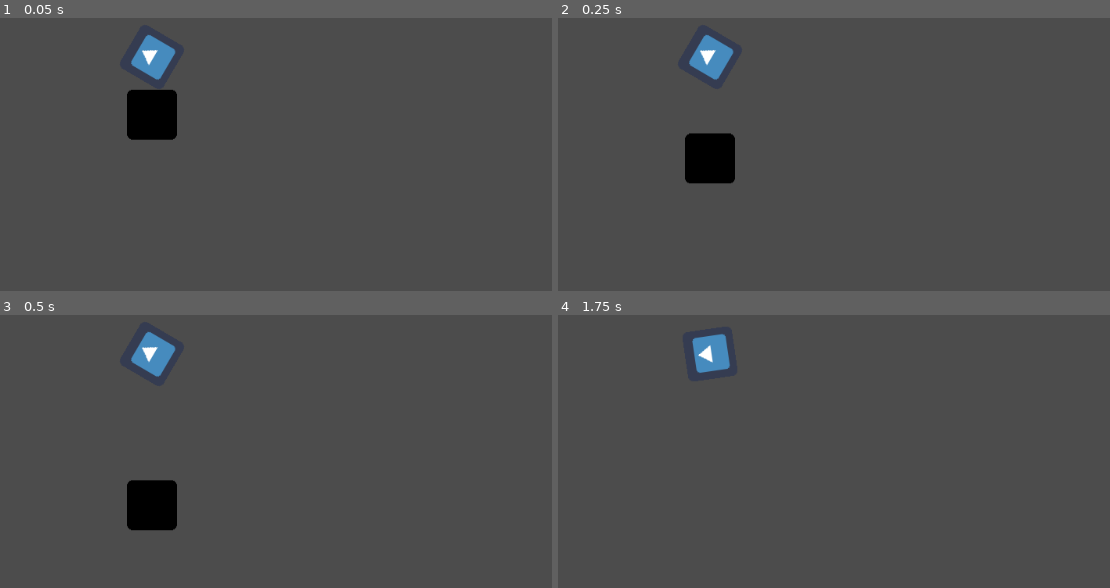
Above: before the commit, frames 1-4 (two rows, left to right).
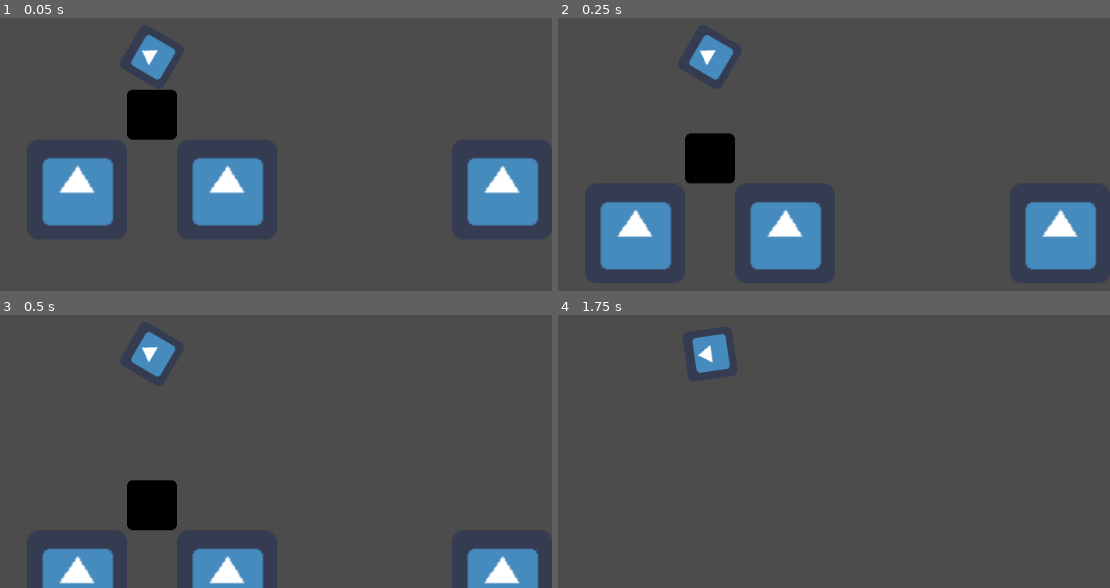
Above: after the commit, the same moments.

Repository: 2qar/treegame
Game: Godot game, scene res://world.tscn
Two runs of this game, one before a commit and one after it. Both use one fixed random seed, a clock stepped at 60 frames per second and the inputs below. The engine's default icon, where the game draws it, is replaced by a stand-in: a white triangle on a blue panel in a dark square.
Inputs (mouse positions are in pixels of both pictures, inside the frame that each line leads up to):
- Up to frame 1 (0.05 s): no input
- Up to frame 2 (0.25 s): no input
- Up to frame 3 (0.5 s): no input
- Up to frame 4 (1.75 s): move the mouse to (883, 331) at 0.52 s; press the mouse at (883, 331) at 0.53 s; move the mouse to (outside the picture) at 1.27 s; release the mouse at (outside the picture) at 1.28 s; click (outside the picture) at 1.35 s

The runs differ from the first frame. In frame 1, 9.6% of the frame differs, in the area x 7-98%, y 51-77%; in frame 2, 9.6%; in frame 3, 5.7%; in frame 4, nothing differs.

Commit message:
randomly place the victory house

Diff:
--- a/camera.gd
+++ b/camera.gd
@@ -1,7 +1,7 @@
 extends Camera2D
 
 var near_house = false
-onready var house_pos = get_node("../../victory_house").position
+var house_pos = Vector2()
 
 func _process(delta):
 	#focus_on_house()
@@ -9,7 +9,7 @@
 
 func focus_on_house():
 	if near_house:
-		#house_focus = $house_focus
+		var house_focus = $house_focus
 		var tree_pos = get_node("../../tree").position
 		var distance = tree_pos.distance_to(house_pos)
 		var zoom = distance / 1000
@@ -21,3 +21,6 @@
 
 func on_near_house(is_near):
 	near_house = is_near
+
+func _on_victory_house_created(victory_house_position):
+	house_pos = victory_house_position
--- /dev/null
+++ b/house.tscn
@@ -0,0 +1,33 @@
+[gd_scene load_steps=3 format=2]
+
+[ext_resource path="res://icon.png" type="Texture" id=1]
+
+[sub_resource type="RectangleShape2D" id=3]
+
+custom_solver_bias = 0.0
+extents = Vector2( 64, 64 )
+
+[node name="house" type="StaticBody2D"]
+
+position = Vector2( 784, 656 )
+input_pickable = false
+collision_layer = 1
+collision_mask = 1
+constant_linear_velocity = Vector2( 0, 0 )
+constant_angular_velocity = 0.0
+friction = 1.0
+bounce = 0.0
+_sections_unfolded = [ "Transform" ]
+__meta__ = {
+"_edit_group_": true
+}
+
+[node name="sprite" type="Sprite" parent="." index="0"]
+
+scale = Vector2( 2, 2 )
+texture = ExtResource( 1 )
+_sections_unfolded = [ "Transform" ]
+
+[node name="collider" type="CollisionShape2D" parent="." index="1"]
+
+shape = SubResource( 3 )
--- a/test.gd
+++ b/test.gd
@@ -4,7 +4,7 @@
 
 var game_over = false
 var near_house = false
-onready var house_position = get_node('../victory_house').position
+var house_position = Vector2()
 
 func _ready():
 	var launch_force = 300
@@ -66,3 +66,6 @@
 func _on_bottom_area_entered(area):
 	if area.name == 'tree_landing_zone':
 		on_game_over()
+
+func _on_victory_house_created(victory_house_position):
+	house_position = victory_house_position
--- a/victory_house.gd
+++ b/victory_house.gd
@@ -1,10 +1,17 @@
 extends Area2D
 
+signal created
 signal game_over
+
 export var SPEED_THRESHOLD = 500
 
 func _ready():
+	connect("created", get_node("../tree"), "_on_victory_house_created")
+	connect("created", get_node("../tree/camera"), "_on_victory_house_created")
 	connect("game_over", get_node("../tree"), "on_game_over")
+
+func emit_created():
+	emit_signal("created", position)
 
 func _process(delta):
 	pass
--- a/victory_house.tscn
+++ b/victory_house.tscn
@@ -33,7 +33,7 @@
 __meta__ = {
 "_edit_group_": true
 }
-SPEED_THRESHOLD = 350
+SPEED_THRESHOLD = 650
 
 [node name="icon" type="Sprite" parent="." index="0"]
 
--- /dev/null
+++ b/world.gd
@@ -0,0 +1,49 @@
+extends Node2D
+
+var house = preload("res://house.tscn")
+var victory_house = preload("res://victory_house.tscn")
+
+var left_start = 396
+var right_start = 576
+const STEP = 176 * 2
+
+func _create_house(start, type, index, extra_start=0):
+	var curr_house = type.instance()
+	add_child(curr_house)
+	curr_house.position = Vector2(start + extra_start + STEP * index, 656)
+	return curr_house
+
+func _ready():
+	randomize()
+	var victory_house_exists = false
+	var houses = []
+
+	# create some filler houses
+	for i in range(0, 5):
+		_create_house(right_start, house, i)
+
+	# randomly place the chosen house
+	for i in range(0, 5):
+		var curr_house = null
+		# FIXME: v
+		var rand_num = rand_range(0, 6)
+		if rand_num < 4 or victory_house_exists:
+			curr_house = house
+		else:
+			curr_house = victory_house
+			victory_house_exists = true
+
+		houses.append(_create_house(right_start, curr_house, i + 5))
+		if curr_house == victory_house:
+			houses[i].emit_created()
+
+	if not victory_house_exists:
+		var victory_house_index = rand_range(0, houses.size())
+		var selected_house = houses[victory_house_index]
+
+		var new_house = victory_house.instance()
+		var new_house_pos = selected_house.position
+		selected_house.queue_free()
+		add_child(new_house)
+		new_house.position = new_house_pos
+		new_house.emit_created()
--- a/world.tscn
+++ b/world.tscn
@@ -1,10 +1,11 @@
-[gd_scene load_steps=8 format=2]
+[gd_scene load_steps=9 format=2]
 
-[ext_resource path="res://victory_house.tscn" type="PackedScene" id=1]
+[ext_resource path="res://world.gd" type="Script" id=1]
 [ext_resource path="res://test.gd" type="Script" id=2]
 [ext_resource path="res://icon.png" type="Texture" id=3]
 [ext_resource path="res://camera.gd" type="Script" id=4]
 [ext_resource path="res://test_box.tscn" type="PackedScene" id=5]
+[ext_resource path="res://house.tscn" type="PackedScene" id=6]
 
 [sub_resource type="CircleShape2D" id=1]
 
@@ -18,11 +19,9 @@
 
 [node name="world" type="Node2D" index="0"]
 
-[node name="victory_house" parent="." index="0" instance=ExtResource( 1 )]
+script = ExtResource( 1 )
 
-position = Vector2( 1232, 496 )
-
-[node name="tree" type="RigidBody2D" parent="." index="1"]
+[node name="tree" type="RigidBody2D" parent="." index="0"]
 
 position = Vector2( 480, 496 )
 input_pickable = false
@@ -111,6 +110,10 @@
 shape = SubResource( 2 )
 _sections_unfolded = [ "Transform", "Visibility" ]
 
-[node name="box" parent="." index="2" instance=ExtResource( 5 )]
+[node name="box" parent="." index="1" instance=ExtResource( 5 )]
+
+[node name="house" parent="." index="2" instance=ExtResource( 6 )]
+
+position = Vector2( 384, 656 )
 
 [connection signal="area_entered" from="tree/bottom" to="tree" method="_on_bottom_area_entered"]
